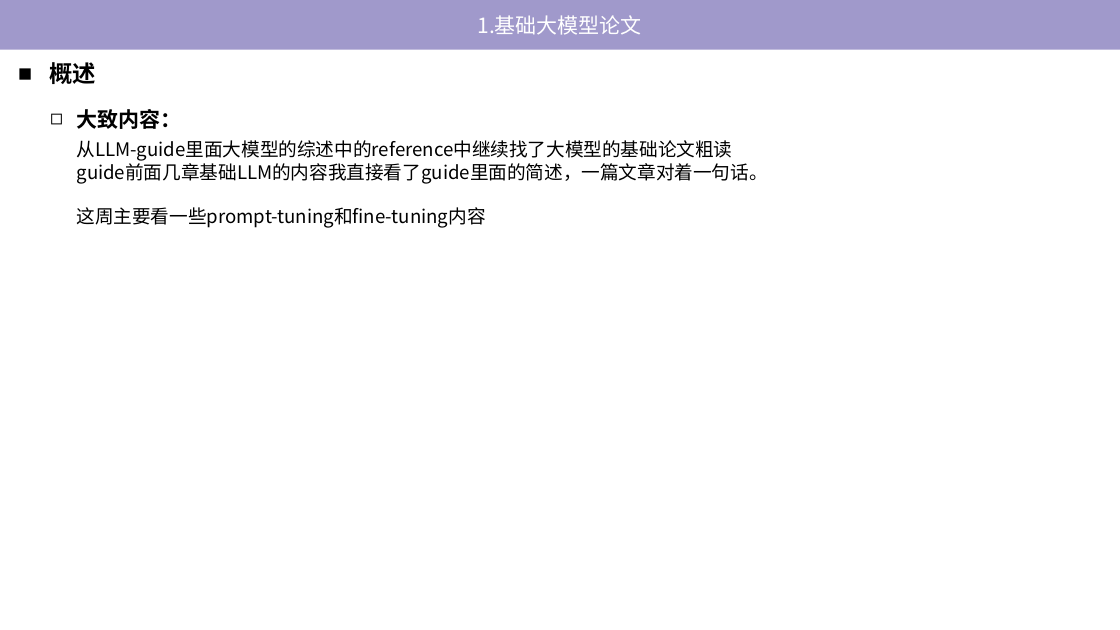
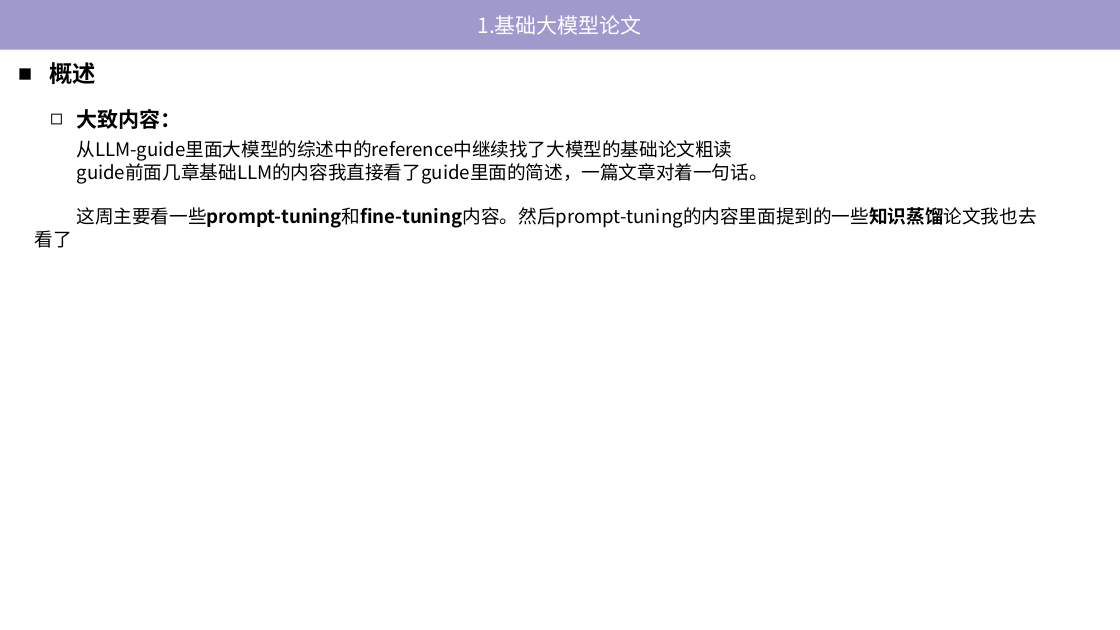
Before and after one commit to tj-messi/cv-computer-visual-tj, a slide deck: slide 4 of 0.组会记录/2024-11-21/report-2024-11-21.pptx. Drawn at 1120x630 pixels with LibreOffice and Linux fonts; fonts in the diff are those of the drawing. Boxes give left, top, right and bottom in pixels: in the first picture for what was removed or moved away, otherwise in the second. Text is boxed around its words. In the diff, an @@ line names an element or a change of style, - is before the commit and + after.

```diff
--- a/0.组会记录/2024-11-21/report-2024-11-21.pptx
+++ b/0.组会记录/2024-11-21/report-2024-11-21.pptx
@@ text at (x1=77, y1=207, x2=1037, y2=228): text changed @@
-这周主要看一些prompt-tuning和fine-tuning内容
+这周主要看一些prompt-tuning和fine-tuning内容。然后prompt-tuning的内容里面提到的一些知识蒸馏论文我也去看了
```
Also in this commit, not shown: 2 other slides changed, 1 other file.
